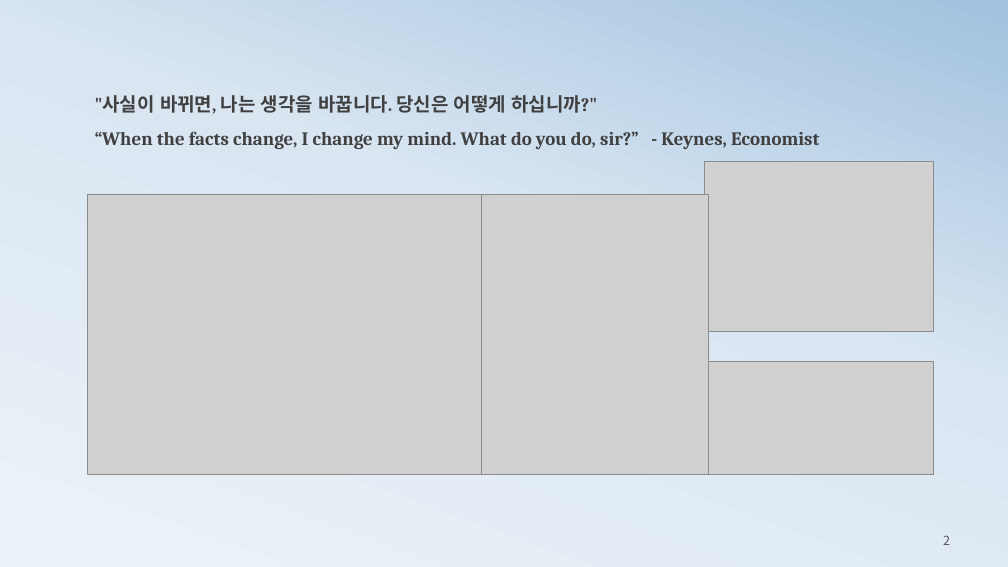
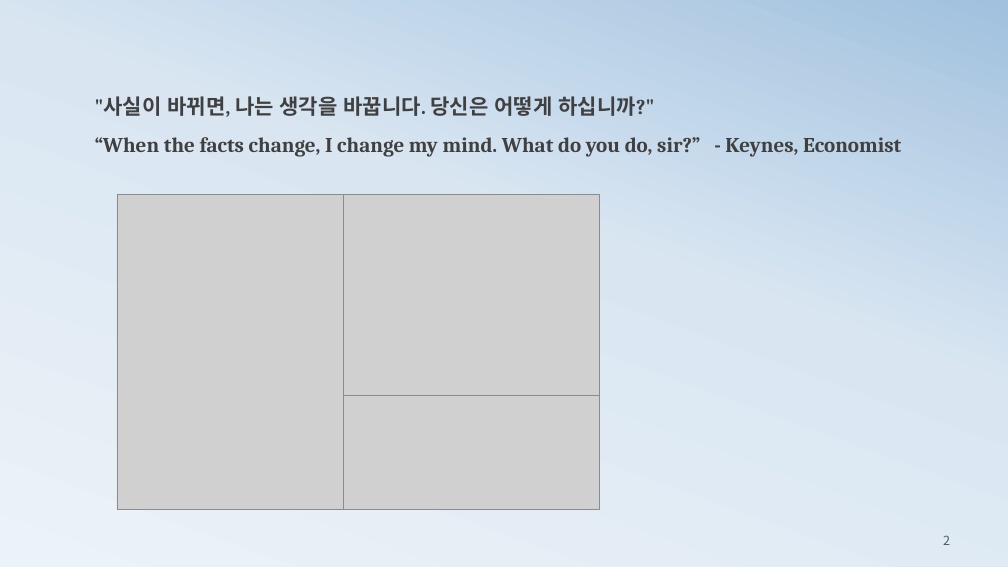
Before and after one commit to ancestor9/mathematics-for-machine-learning, a slide deck: slide 2 of 2_histogram2probability.pptx. Drawn at 1008x567 pixels with LibreOffice and Linux fonts; fonts in the diff are those of the drawing; grey boxes stand for pictures. Boxes give left, top, right and bottom in pixels: in the first picture for what was removed or moved away, otherwise in the second. Text is boxed around its words. In the diff, an @@ line names an element or a change of style, - is before the commit and + after.

```diff
--- a/2_histogram2probability.pptx
+++ b/2_histogram2probability.pptx
@@ text ""사실이 바뀌면, 나는 생각을 바꿉니다. ..." at bbox=[95, 96, 901, 157]: size 18 to 20 pt @@
@@ picture removed at bbox=[87, 194, 482, 474] @@
@@ picture: place and size @@
-picture at bbox=[482, 194, 709, 474]
+picture at bbox=[117, 194, 343, 510]
@@ picture: place and size @@
-picture at bbox=[705, 162, 934, 331]
+picture at bbox=[333, 194, 599, 395]
@@ picture: place and size @@
-picture at bbox=[705, 361, 934, 474]
+picture at bbox=[333, 395, 599, 510]
```
Also in this commit, not shown: 14 other slides changed, 5 slides added, 3 slides removed.
